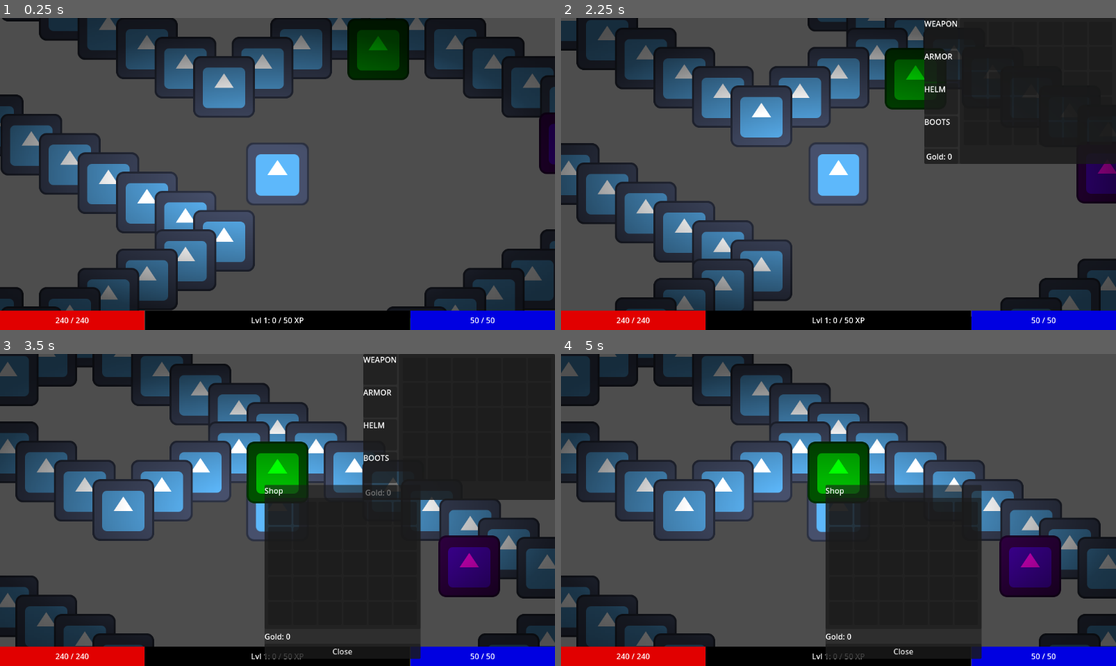
Above: before the commit, frames 1-4 (two rows, left to right).
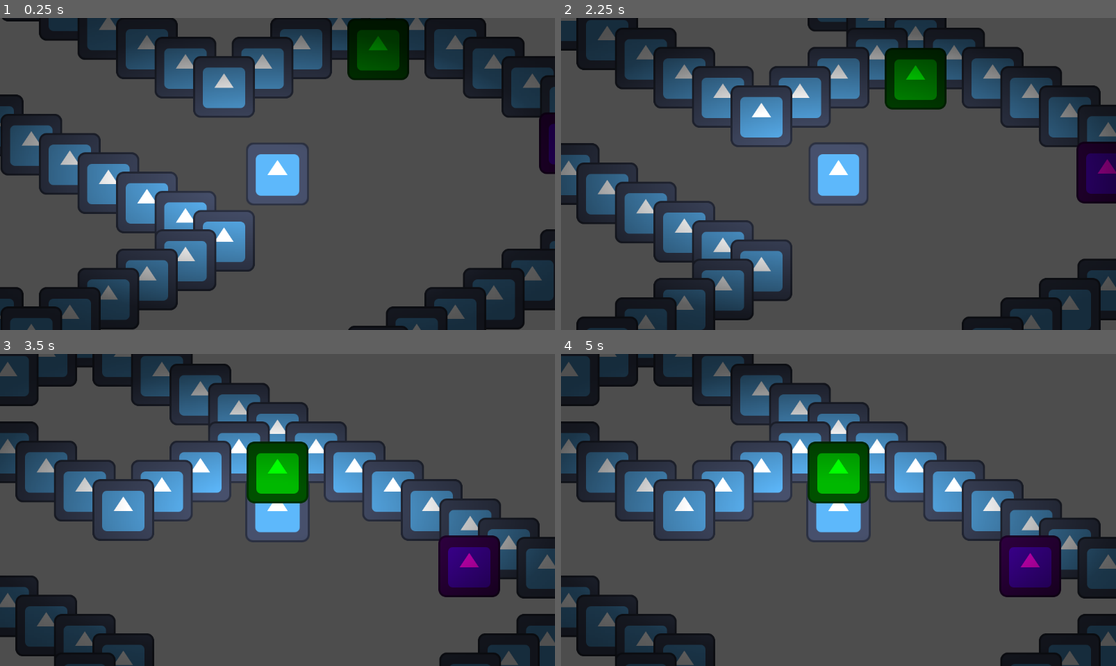
Above: after the commit, the same moments.

Repository: PietPadda/Godot_2D_ARPG
Game: Godot game, scene res://scenes/levels/town.tscn
The game is run twice, just before and just after one commit, with the same random seed, the same clock (stepped at 60 frames per second) and the same inputs. This scene is started directly instead of the project's main scene. The engine's default icon, where the game draws it, is replaced by a stand-in: a white triangle on a blue panel in a dark square.
Inputs (mouse positions are in pixels of both pictures, inside the frame that each line leads up to):
- Up to frame 1 (0.25 s): no input
- Up to frame 2 (2.25 s): tap Enter at 0.5 s; move the mouse to (960, 158) at 0.52 s; tap E (interact) at 0.6 s; click (960, 158) at 0.67 s; move the mouse to (727, 189) at 1.27 s; click (727, 189) at 1.35 s; tap F2 (debug_respawn_enemies) at 2 s; move the mouse to (894, 105) at 2.02 s; tap I (toggle_character_sheet) at 2.1 s; click (894, 105) at 2.17 s
- Up to frame 3 (3.5 s): move the mouse to (377, 369) at 2.77 s; tap E (interact) at 2.85 s; click (377, 369) at 2.92 s
- Up to frame 4 (5 s): tap F2 (debug_respawn_enemies) at 3.5, 4.25 s; move the mouse to (938, 400) at 3.52 s; press the mouse at (938, 400) at 3.53 s; move the mouse to (938, 435) at 4.27 s; release the mouse at (938, 435) at 4.28 s; tap I (toggle_character_sheet) at 4.35 s; click (938, 435) at 4.42 s

The runs differ from the first frame. In frame 1, 6.1% of the frame differs, in the area x 0-100%, y 93-100%; in frame 2, 18%; in frame 3, 36%, in the area x 0-100%, y 0-100%; in frame 4, 21%.

Commit message:
fix(ui): remove duplicate HUD instances from level scenes

Diff:
--- a/scenes/levels/main.tscn
+++ b/scenes/levels/main.tscn
@@ -1,8 +1,7 @@
-[gd_scene load_steps=9 format=4 uid="uid://cys1ord7jy672"]
+[gd_scene load_steps=8 format=4 uid="uid://cys1ord7jy672"]
 
 [ext_resource type="Script" uid="uid://dyk4hmsc77wwb" path="res://scripts/levels/main.gd" id="1_y0acb"]
 [ext_resource type="Resource" uid="uid://ceqwwvcv6s88b" path="res://data/audio/dungeon_theme.tres" id="2_b6bv0"]
-[ext_resource type="PackedScene" uid="uid://mhkp0k8x04dx" path="res://scenes/ui/HUD.tscn" id="4_j4d2a"]
 [ext_resource type="TileSet" uid="uid://c45ujammsukbs" path="res://assets/tilesets/shadow_occluder_tileset.tres" id="5_b6bv0"]
 [ext_resource type="TileSet" uid="uid://c02d7kxsulago" path="res://assets/tilesets/dungeon_tileset.tres" id="5_u81e1"]
 [ext_resource type="Script" uid="uid://cnaw13i3kkeka" path="res://scripts/tools/WallSyncTool.gd" id="5_ubwgw"]
@@ -16,8 +15,6 @@
 wall_tilemap = NodePath("WallTileMap")
 level_music = ExtResource("2_b6bv0")
 
-[node name="HUD" parent="." instance=ExtResource("4_j4d2a")]
-
 [node name="FloorTileMap" type="TileMapLayer" parent="."]
 light_mask = 3
 visibility_layer = 3
--- a/scenes/levels/town.tscn
+++ b/scenes/levels/town.tscn
@@ -1,8 +1,7 @@
-[gd_scene load_steps=8 format=4 uid="uid://d3xic0inlmby0"]
+[gd_scene load_steps=7 format=4 uid="uid://d3xic0inlmby0"]
 
 [ext_resource type="Script" uid="uid://brrmrbxhxogiy" path="res://scripts/levels/town.gd" id="1_6a6b3"]
 [ext_resource type="Resource" uid="uid://dq55lbqvcquuy" path="res://data/audio/town_theme.tres" id="2_3ay17"]
-[ext_resource type="PackedScene" uid="uid://mhkp0k8x04dx" path="res://scenes/ui/HUD.tscn" id="3_ip0dd"]
 [ext_resource type="TileSet" uid="uid://c02d7kxsulago" path="res://assets/tilesets/dungeon_tileset.tres" id="6_5ycnk"]
 [ext_resource type="PackedScene" uid="uid://c3ohkke4ps7j6" path="res://scenes/npcs/shop_npc.tscn" id="7_0x67q"]
 [ext_resource type="Script" uid="uid://drmt7kwaxrnox" path="res://scripts/tools/spawner_monitor.gd" id="7_n8lao"]
@@ -14,8 +13,6 @@
 floor_tilemap = NodePath("FloorTileMap")
 wall_tilemap = NodePath("WallTileMap")
 level_music = ExtResource("2_3ay17")
-
-[node name="HUD" parent="." instance=ExtResource("3_ip0dd")]
 
 [node name="FloorTileMap" type="TileMapLayer" parent="."]
 position = Vector2(-10, -10)
